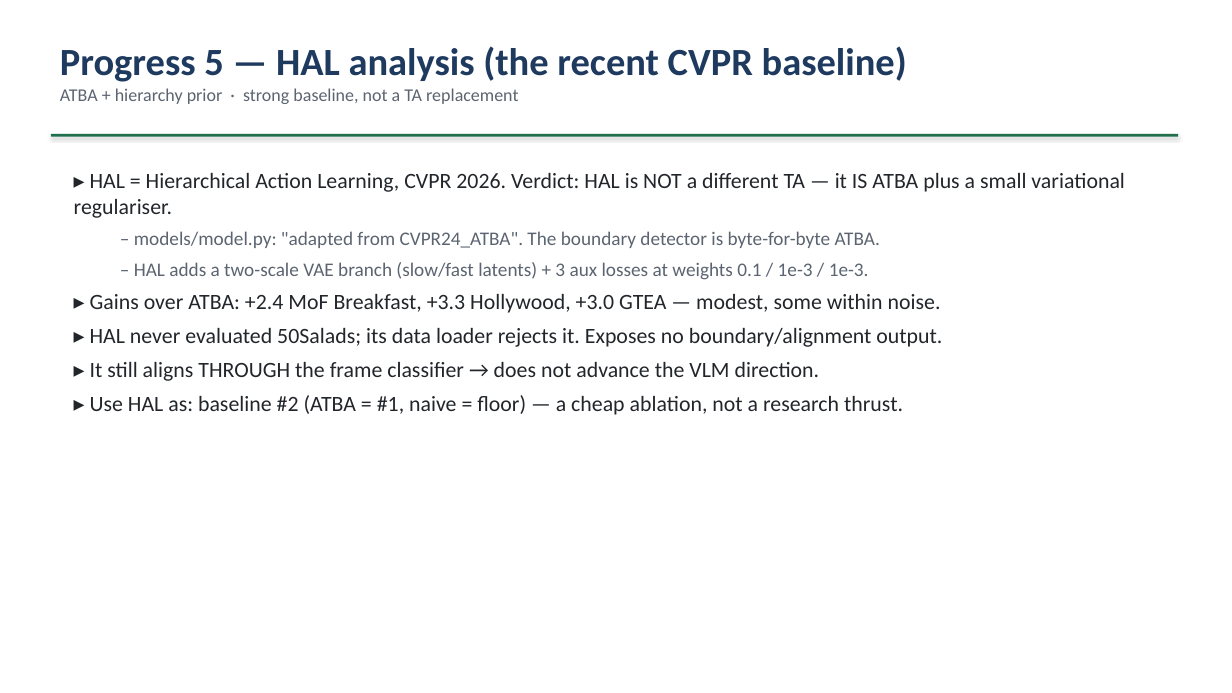
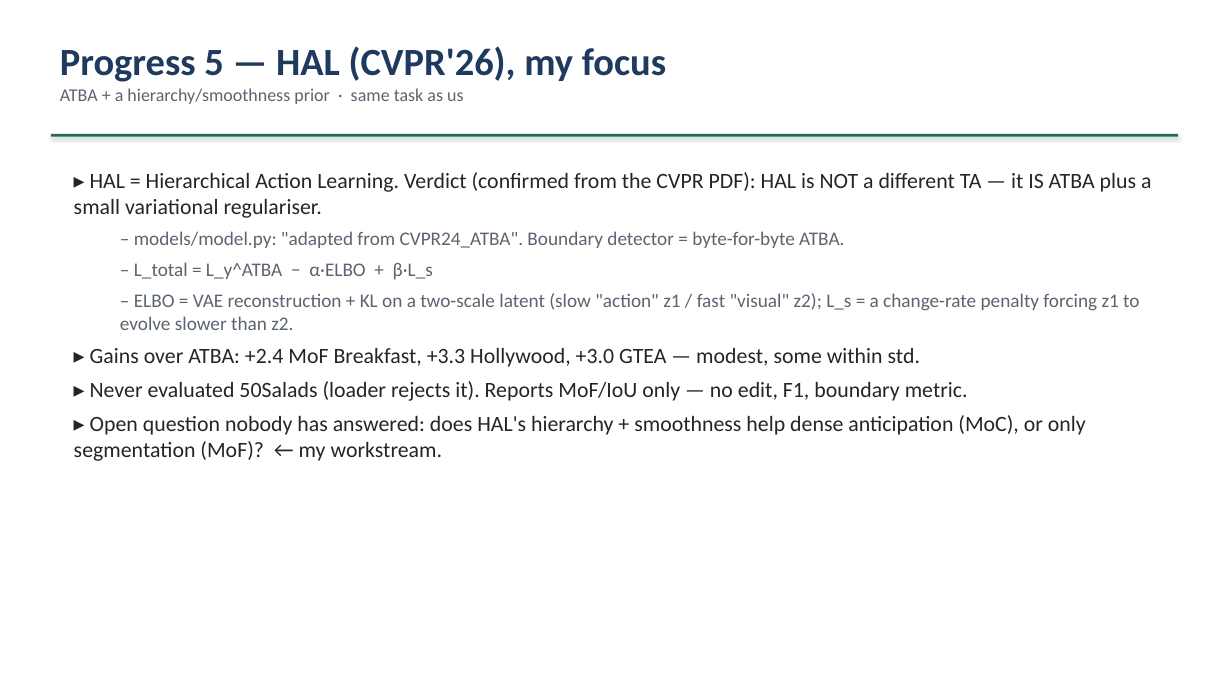
Before and after one commit to epayaslii/DELTA, a slide deck: slide 10 of slides/DELTA_progress_Mariella.pptx. Drawn at 1232x693 pixels with LibreOffice and Linux fonts; fonts in the diff are those of the drawing. Boxes give left, top, right and bottom in pixels: in the first picture for what was removed or moved away, otherwise in the second. Text is boxed around its words. In the diff, an @@ line names an element or a change of style, - is before the commit and + after.

Commit message:
Workstream split (Eliz->HAL, co-intern->CVA); adapt the deck
- docs/baselines-hal-cva.md: add the workstream split + Eliz's concrete HAL
  plan (H1-H7): reproduce ATBA/HAL on Breakfast, score pseudo-labels, get HAL
  running on 50Salads, port HAL into DELTA's --model_type atba, measure the
  effect on Obs%/Pred% MoC, ablate the 3 terms. Expected magnitude small; a
  clean negative is still a finding; diff_loss may transfer to the VLM aligner.
- slides/: deck adapted to the new scope -- HAL slide reframed as "my focus"
  with the open question, new CVA slide, two-axes + split slide, phased TA plan
  table, HAL H1-H7 table, "the VLM method where both workstreams land" slide,
  two-track sequencing table, updated questions. 21 slides.

```diff
--- a/slides/DELTA_progress_Mariella.pptx
+++ b/slides/DELTA_progress_Mariella.pptx
@@ text at <box>60,46,666,104</box>: text changed @@
-Progress 5 — HAL analysis (the recent CVPR baseline)
-ATBA + hierarchy prior · strong baseline, not a TA replacement
+Progress 5 — HAL (CVPR'26), my focus
+ATBA + a hierarchy/smoothness prior · same task as us
@@ text at <box>74,172,1151,461</box>: text changed @@
-▸ HAL = Hierarchical Action Learning, CVPR 2026. Verdict: HAL is NOT a different TA — it IS ATBA plus a small variational regulariser.
-  – models/model.py: "adapted from CVPR24_ATBA". The boundary detector is byte-for-byte ATBA.
-  – HAL adds a two-scale VAE branch (slow/fast latents) + 3 aux losses at weights 0.1 / 1e-3 / 1e-3.
-▸ Gains over ATBA: +2.4 MoF Breakfast, +3.3 Hollywood, +3.0 GTEA — modest, some within noise.
-▸ HAL never evaluated 50Salads; its data loader rejects it. Exposes no boundary/alignment output.
-▸ It still aligns THROUGH the frame classifier → does not advance the VLM direction.
-▸ Use HAL as: baseline #2 (ATBA = #1, naive = floor) — a cheap ablation, not a research thrust.
+▸ HAL = Hierarchical Action Learning. Verdict (confirmed from the CVPR PDF): HAL is NOT a different TA — it IS ATBA plus a small variational regulariser.
+  – models/model.py: "adapted from CVPR24_ATBA". Boundary detector = byte-for-byte ATBA.
+  – L_total = L_y^ATBA − α·ELBO + β·L_s
+  – ELBO = VAE reconstruction + KL on a two-scale latent (slow "action" z1 / fast "visual" z2); L_s = a change-rate penalty forcing z1 to evolve slower than z2.
+▸ Gains over ATBA: +2.4 MoF Breakfast, +3.3 Hollywood, +3.0 GTEA — modest, some within std.
+▸ Never evaluated 50Salads (loader rejects it). Reports MoF/IoU only — no edit, F1, boundary metric.
+▸ Open question nobody has answered: does HAL's hierarchy + smoothness help dense anticipation (MoC), or only segmentation (MoF)? ← my workstream.
```
Also in this commit, not shown: 9 other slides changed, 5 slides added, 4 slides removed, 2 other files.
